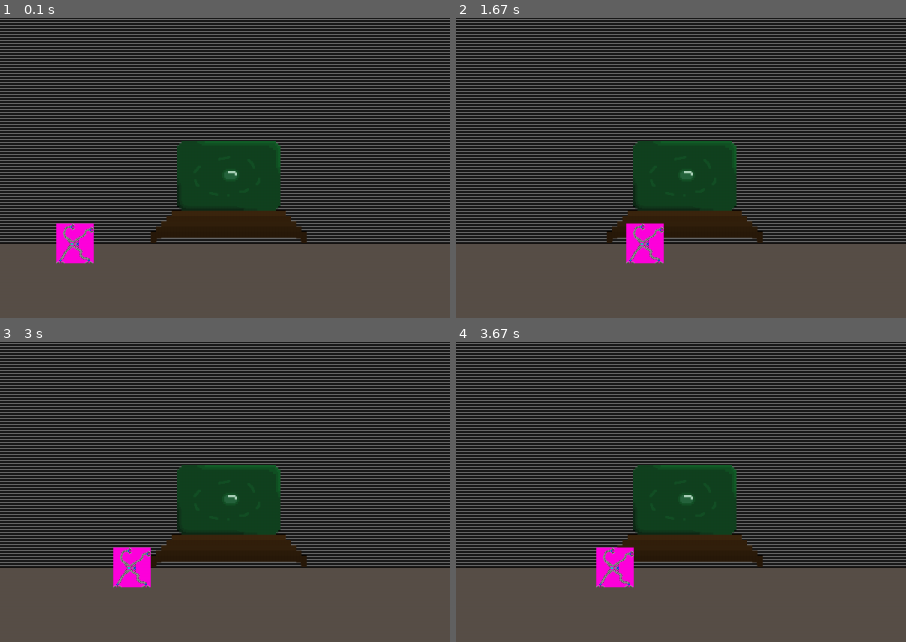
Above: before the commit, frames 1-4 (two rows, left to right).
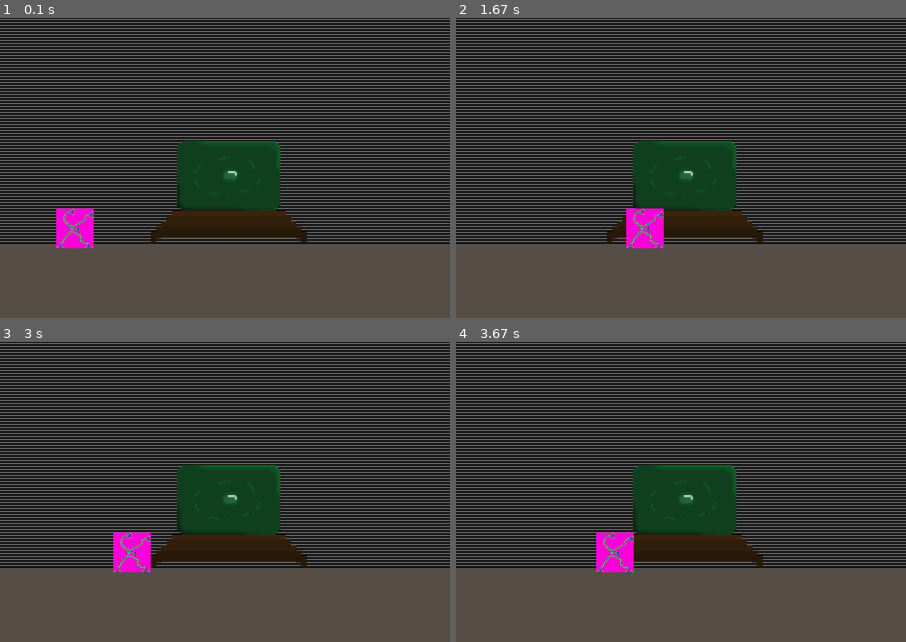
Above: after the commit, the same moments.

Repository: dmtcrafter/Py_Bots-pygame
Game: pygame game, started from game.py
The game is run twice, just before and just after one commit, with the same random seed, the same clock (stepped at 60 frames per second) and the same inputs.
Inputs:
- Up to frame 1 (0.1 s): no input
- Up to frame 2 (1.67 s): hold Space 0.33-0.8 s; hold Right 0.33-0.8 s; hold Right 0.83-1.3 s; hold Right from 1.33 s (still down)
- Up to frame 3 (3 s): release Right at 1.8 s; hold Left 1.83-2.37 s; hold Left 2.4-2.8 s; hold Right from 2.83 s (still down)
- Up to frame 4 (3.67 s): release Right at 3.47 s; hold Left from 3.5 s (still down)
The pictures show only the part of the screen within x 0-50%, y 50-100%; the shares and areas given below are measured in that part.

The runs differ from the first frame. In frame 1, 1.2% of the frame differs, in the area x 12-21%, y 63-82%; in frame 2, 1.2%, in the area x 37-47%, y 63-82%; in frame 3, 1.2%; in frame 4, 1.2%.

Commit message:
4/22/2022 5:10PM DMT

Diff:
--- a/game.py
+++ b/game.py
@@ -5,8 +5,6 @@
 
 # from pygame.math import Vector
 from pygame.math import Vector2
-
-import time
 
 # import pygame.locals for easier access to key coordinates
 from pygame.locals import (
@@ -66,7 +64,7 @@
     def __init__(self, b_type, velo_type):
         super().__init__()
         self.surf = b_type
-        self.surf.set_colorkey((0, 0, 5), RLEACCEL)
+        self.surf.set_colorkey((100, 0, 86.2), RLEACCEL)
         self.rect = self.surf.get_rect()
         self.bounding_rect = self.surf.get_bounding_rect()
         self.velocity = velo_type
@@ -74,6 +72,7 @@
 
 class Enemy(GameObjects):
     type_e = pygame.image.load('./assets/imgs/enemy_bullet.png')
+    type_e.set_colorkey((100, 0, 86.2), RLEACCEL)
 
     def __init__(self):
         super().__init__()
@@ -82,12 +81,12 @@
         def __init__(self, x_pos, y_pos):
             super().__init__()
             self.surf = pygame.image.load('./assets/imgs/crocodile.png')
-            self.surf.set_colorkey((0, 0, 5), RLEACCEL)
+            self.surf.set_colorkey((100, 0, 86.2), RLEACCEL)
             self.rect = self.surf.get_rect(center=(x_pos, y_pos))
             self.velocity = Vector2(-0.3, 0)
 
         def update(self):
-            # Check if any enemies have collided with the player
+            # Check if any bullets have collided with the enemy
             if pygame.sprite.spritecollideany(self, bullets):
                 # If so, then remove the player and stop the loop
                 player.kill()
@@ -98,15 +97,14 @@
         def __init__(self, x_pos, y_pos):
             super().__init__()
             self.surf = pygame.image.load('./assets/imgs/saw_bot.png').convert()
-            self.surf.set_colorkey((0, 0, 5), RLEACCEL)
+            self.surf.set_colorkey((100, 0, 86.2), RLEACCEL)
             self.rect = self.surf.get_rect(center=(x_pos, y_pos))
             self.velocity = Vector2(-0.3, 0)
 
         def update(self):
-            # Check if any enemies have collided with the player
+            # Check if any bullets have collided with the enemy
             if pygame.sprite.spritecollideany(self, bullets):
                 # If so, then remove the player and stop the loop
-                player.kill()
                 self.surf = pygame.image.load('./assets/imgs/explosion.png').convert()
 
                 self.kill()
@@ -114,23 +112,23 @@
     class Turret(GameObjects):
         def __init__(self, x_pos, y_pos):
             super().__init__()
-            self.surf = pygame.image.load('./assets/imgs/turret_closed.png').convert()
-            self.surf.set_colorkey((0, 0, 5), RLEACCEL)
+            self.surf = pygame.image.load('./assets/imgs/turret_open.png').convert()
+            self.surf.set_colorkey((100, 0, 86.2), RLEACCEL)
             self.rect = self.surf.get_rect(center=(x_pos, y_pos))
-            self.functioning = True
+            self.functioning = 1
 
         def update(self):
-            # Check if any enemies have collided with the player
+            # Check if any bullets have collided with the enemy
             if pygame.sprite.spritecollideany(self, bullets):
                 # If so, then remove the player and stop the loop
-                self.functioning = False
+                self.functioning = 0
                 self.surf = pygame.image.load('./assets/imgs/explosion.png').convert()
                 self.kill()
 
-            while self.functioning:
-                time.sleep(.2)
-                ebullet = Bullet(Enemy.type_e, GameObjects.e_velo)
-                bullets.add(ebullet)
+            while self.functioning > 0:
+
+                e_bullet = Bullet(Enemy.type_e, GameObjects.e_velo)
+                bullets.add(e_bullet)
 
 
 class Player(GameObjects):
@@ -140,15 +138,25 @@
         super().__init__()
         self.surf = pygame.image.load('./assets/imgs/player_bot_1.png').convert()
         self.surf.set_colorkey((0, 0, 0), RLEACCEL)
-        self.rect = self.surf.get_rect(center=(SCREEN_WIDTH-1100, SCREEN_HEIGHT-100))
+        self.rect = self.surf.get_rect(center=(SCREEN_WIDTH-1100, SCREEN_HEIGHT-120))
+        self.hit = False
 
     def update(self, pressed_keys):
 
         # if hit, subtract one player.HEALTH point
-        if player.HEALTH <= 0:
+        if self.HEALTH <= 0:
             self.surf = pygame.image.load('./assets/imgs/explosion.png').convert()
             self.kill()
 
+        # Check if any enemies have collided with the player
+        if pygame.sprite.spritecollideany(player, enemies):
+            # If so, then the player loses a life
+            self.hit = True
+
+        if self.hit:
+            self.HEALTH = player.HEALTH - 1
+            self.hit = False
+
         if pressed_keys[K_LEFT]:
             self.rect.move_ip(-2, 0)
 
@@ -157,6 +165,7 @@
 
         if pressed_keys[K_SPACE]:
             type_p = pygame.image.load('./assets/imgs/player_bullet.png').convert()
+            type_p.set_colorkey((100, 0, 86.2), RLEACCEL)
             bullet = Bullet(type_p, GameObjects.p_velo)
             bullets.add(bullet)
 
@@ -175,14 +184,12 @@
 # add player to game_objects group
 game_objects.add(player)
 
-p_hit = False
-
 # create enemies for the game start and add them to
-turret_1 = Enemy.Turret(SCREEN_WIDTH-100, SCREEN_HEIGHT-100)
-saw_bot_1 = Enemy.SawBot(SCREEN_WIDTH-400, SCREEN_HEIGHT-100)
-crocodile = Enemy.Crocodile(SCREEN_WIDTH-480, SCREEN_HEIGHT-100)
-turret_2 = Enemy.Turret(SCREEN_WIDTH-20, SCREEN_HEIGHT-150)
-saw_bot_2 = Enemy.SawBot(SCREEN_WIDTH-450, SCREEN_HEIGHT-100)
+turret_1 = Enemy.Turret(SCREEN_WIDTH-200, SCREEN_HEIGHT-100)
+saw_bot_1 = Enemy.SawBot(SCREEN_WIDTH-460, SCREEN_HEIGHT-100)
+crocodile = Enemy.Crocodile(SCREEN_WIDTH-500, SCREEN_HEIGHT-100)
+turret_2 = Enemy.Turret(SCREEN_WIDTH-150, SCREEN_HEIGHT-150)
+saw_bot_2 = Enemy.SawBot(SCREEN_WIDTH-440, SCREEN_HEIGHT-100)
 
 enemies.add(turret_1, saw_bot_1, turret_2, saw_bot_2, crocodile)
 
@@ -216,13 +223,4 @@
     for entity in game_objects:
         display.blit(entity.surf, entity.rect)
 
-    # Check if any enemies have collided with the player
-    if pygame.sprite.spritecollideany(player, enemies):
-        # If so, then the player loses a life
-        p_hit = True
-
-    if p_hit:
-        player.HEALTH = player.HEALTH - 1
-        p_hit = False
-
-    pygame.display.update()
+    pygame.display.flip()
Binary file changed: assets/imgs/crocodile.png
Binary file added: assets/imgs/icon.png
Binary file changed: assets/imgs/player_bullet.png
Binary file changed: assets/imgs/saw_bot.png
Binary file changed: assets/imgs/turret_open.png
